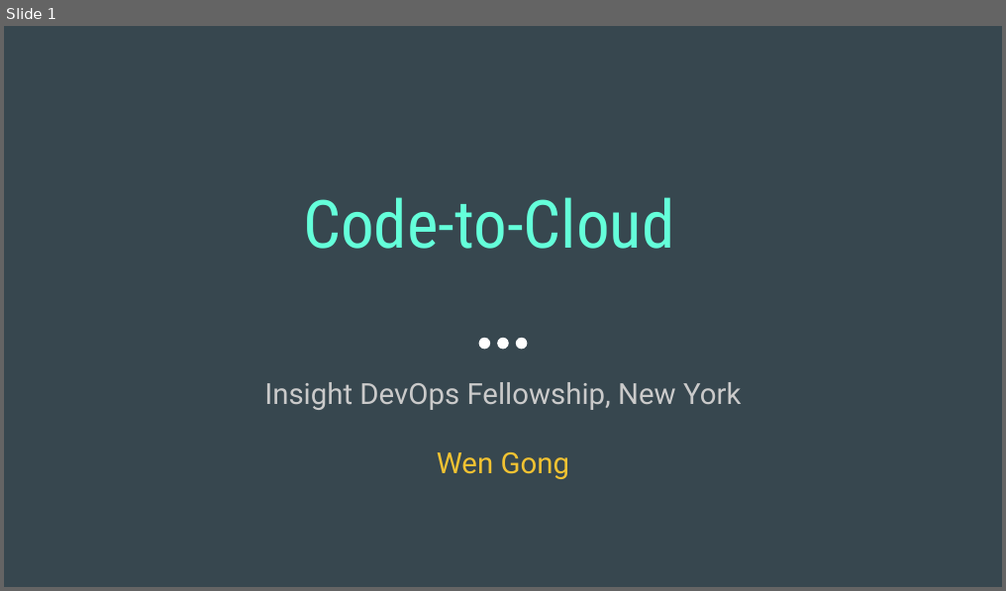
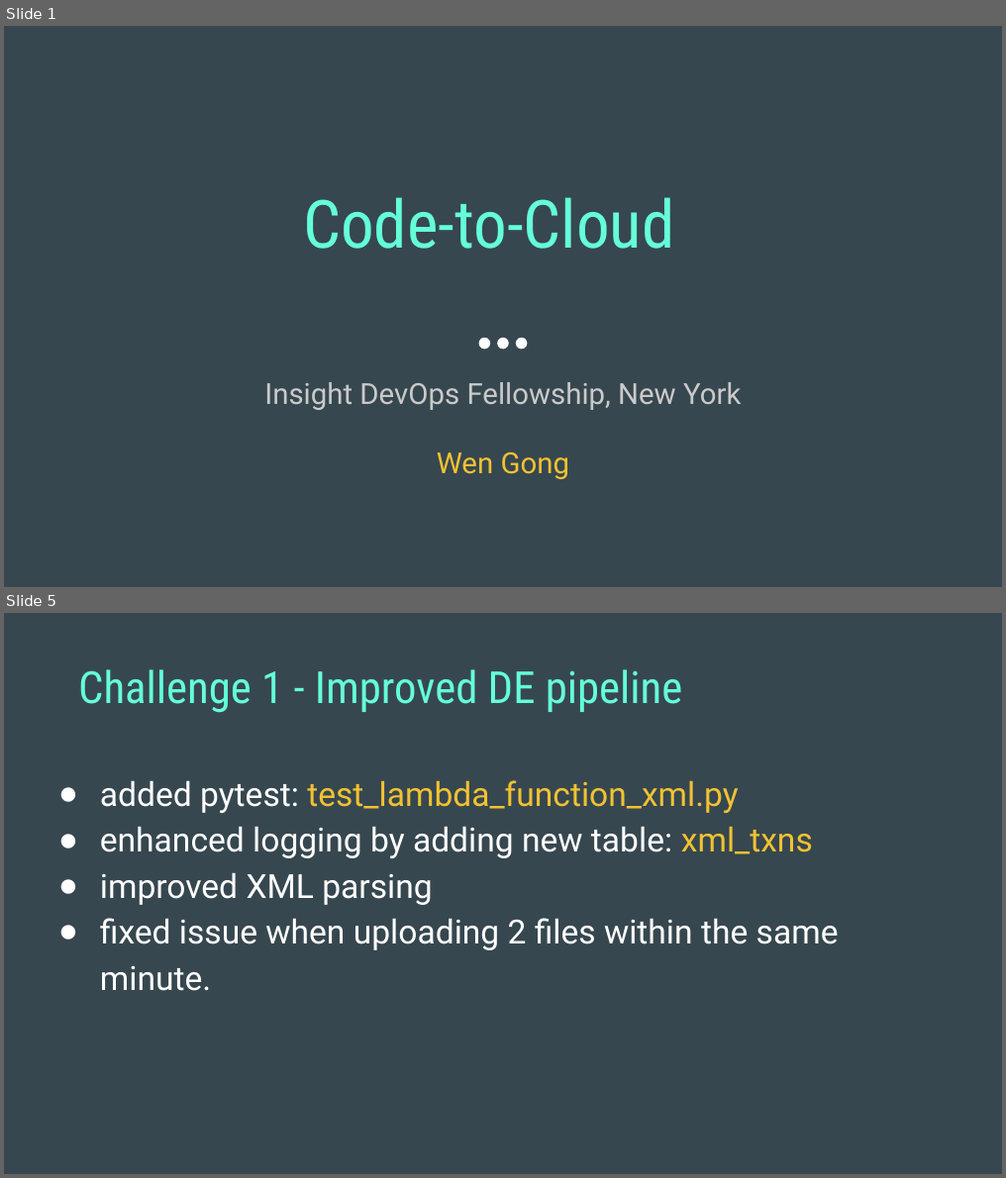
Before and after one commit to wgong/code2cloud, a slide deck: docs/code2cloud.pptx. Shown one above the other, each under a label of ours: slide 1 before the commit, slides 1 and 5 after it; the slides between them are not shown. The pictures are 1006x591 and 1006x1178 pixels, drawn with LibreOffice and Linux fonts; fonts in the diff are those of the drawing. Boxes give left, top, right and bottom in pixels: in the first picture for what was removed or moved away, otherwise in the second. Text is boxed around its words. In the diff, an @@ line names an element or a change of style, - is before the commit and + after.

```diff
--- a/docs/code2cloud.pptx
+++ b/docs/code2cloud.pptx
@@ slide 5 added at bbox=[4, 613, 1002, 1174], background #37474F @@
@@ title added at bbox=[78, 669, 683, 713], 32 pt, text #64FFDA @@
+Challenge 1 - Improved DE pipeline
@@ text added at bbox=[100, 780, 839, 991], 24 pt, text #FFFFFF @@
+● added pytest: test_lambda_function_xml.py
+● enhanced logging by adding new table: xml_txns
+● improved XML parsing
+● fixed issue when uploading 2 files within the same minute.
```
Also in this commit, not shown: 2 slides changed, 5 other slides added, 7 slides removed, 1 other file.
